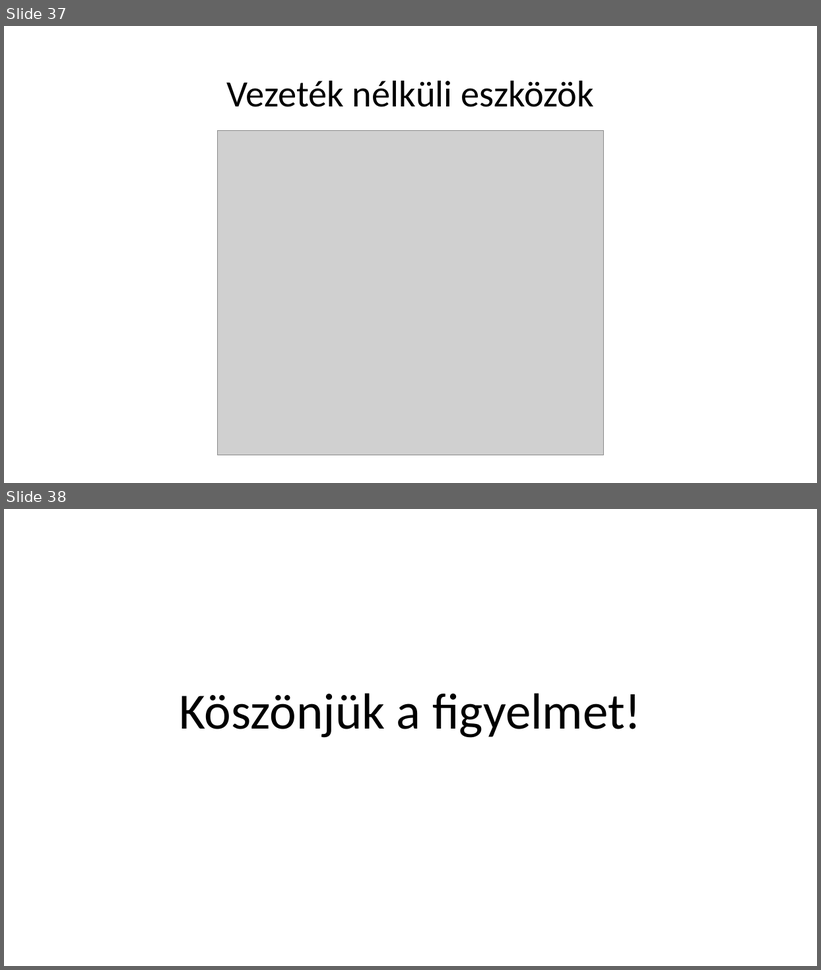
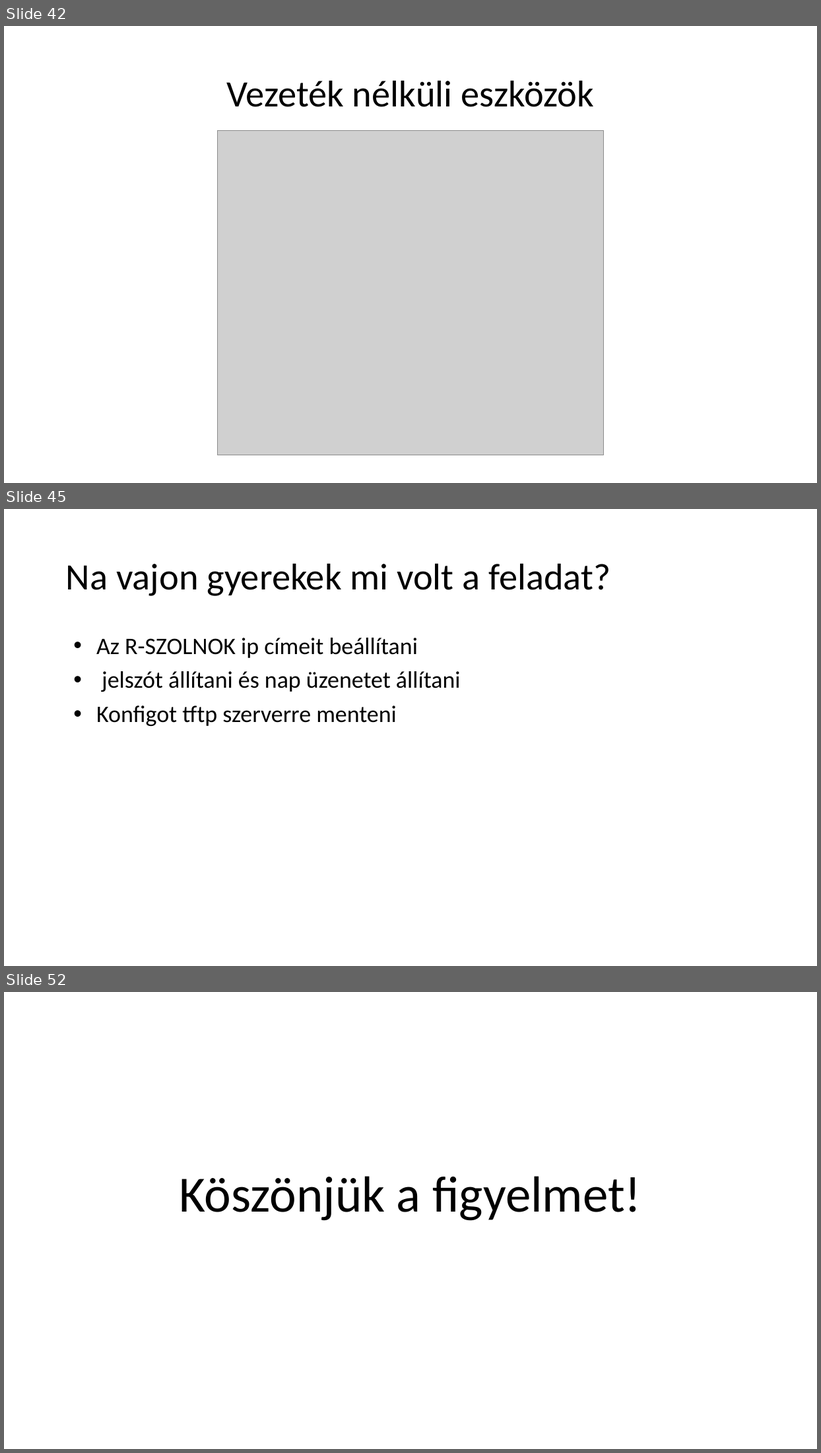
Before and after one commit to I-Izumi/School-project-network, a slide deck: Prezentációk/School_projects_ppt.pptx. Shown one above the other, each under a label of ours: slides 37 and 38 before the commit, slides 42, 45 and 52 after it; the slides between them are not shown. The pictures are 821x970 and 821x1453 pixels, drawn with LibreOffice and Linux fonts; fonts in the diff are those of the drawing; grey boxes stand for pictures. Boxes give left, top, right and bottom in pixels: in the first picture for what was removed or moved away, otherwise in the second. Text is boxed around its words. In the diff, an @@ line names an element or a change of style, - is before the commit and + after.

```diff
--- a/Prezentációk/School_projects_ppt.pptx
+++ b/Prezentációk/School_projects_ppt.pptx
@@ slide 45 added at [4, 509, 817, 966], background #FFFFFF @@
@@ title added at [66, 563, 611, 596], 44 pt, text #000000 @@
+Na vajon gyerekek mi volt a feladat?
@@ text added at [96, 638, 461, 726], 28 pt, text #000000 @@
+• Az R-SZOLNOK ip címeit beállítani
+• jelszót állítani és nap üzenetet állítani
+• Konfigot tftp szerverre menteni
@@ what was slide 37 is now slide 42 @@
@@ what was slide 38 is now slide 52 @@
```
Also in this commit, not shown: 14 other slides added, 1 slide removed.
